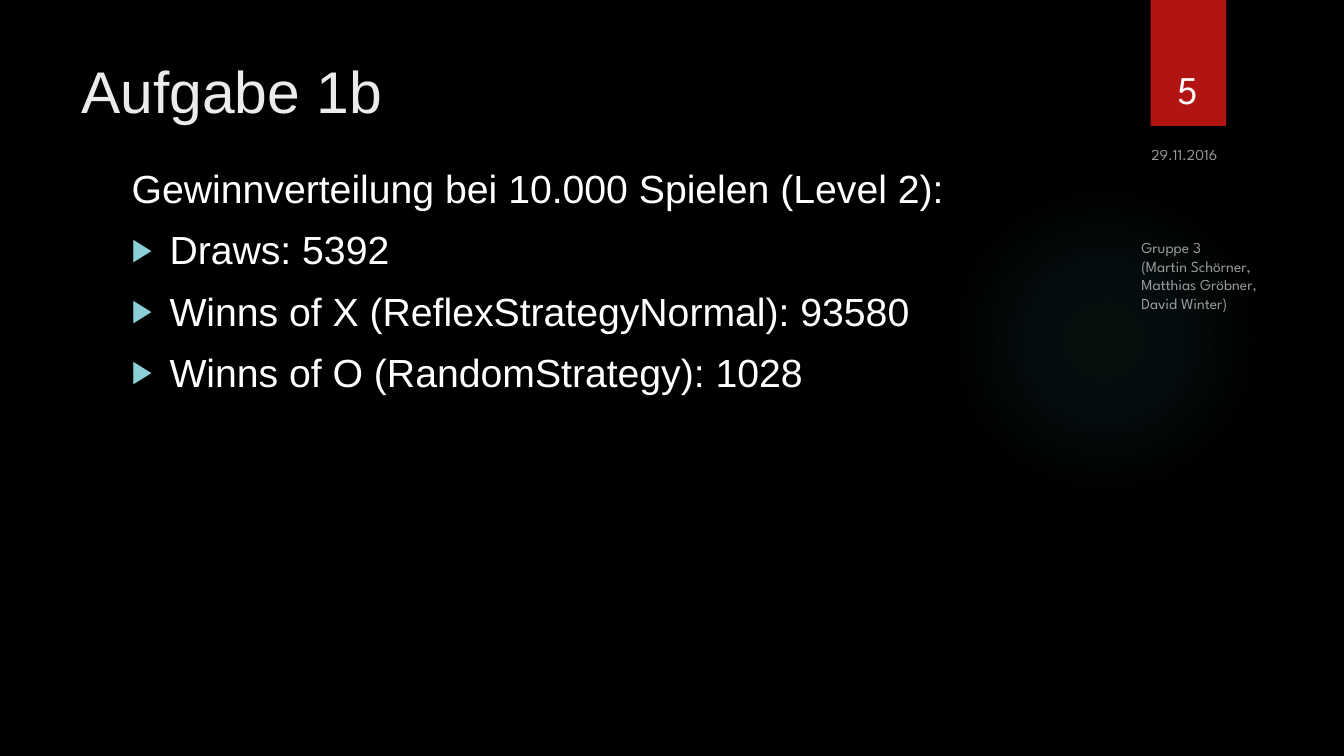
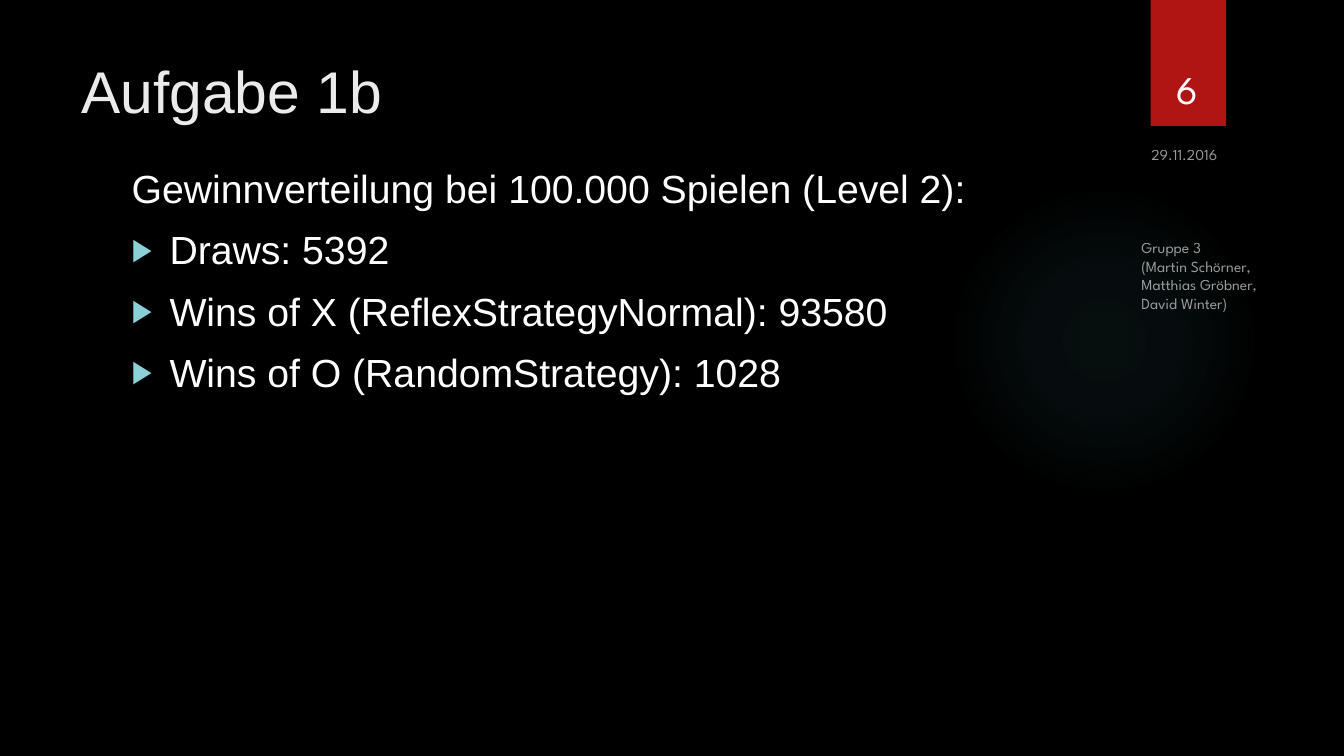
Before and after one commit to SOAS-Uni-Augsburg/ws16-17-group-03, a slide deck: slide 6 of Blatt-06/Präsentation.pptx (slide 5 before the commit). Drawn at 1344x756 pixels with LibreOffice and Linux fonts; fonts in the diff are those of the drawing; background and template pictures are left out. Boxes give left, top, right and bottom in pixels: in the first picture for what was removed or moved away, otherwise in the second. Text is boxed around its words. In the diff, an @@ line names an element or a change of style, - is before the commit and + after.

Commit message:
SOAS-6_1: code for Aufgabe c + d

```diff
--- a/Blatt-06/Präsentation.pptx
+++ b/Blatt-06/Präsentation.pptx
@@ page number at (1177,78,1199,105): text changed @@
-5
+6
@@ text at (132,174,966,211): text changed @@
-Gewinnverteilung bei 10.000 Spielen (Level 2):
+Gewinnverteilung bei 100.000 Spielen (Level 2):
@@ text at (170,297,888,395): text changed @@
-▶ Winns of X (ReflexStrategyNormal): 93580
-▶ Winns of O (RandomStrategy): 1028
+▶ Wins of X (ReflexStrategyNormal): 93580
+▶ Wins of O (RandomStrategy): 1028
```
Also in this commit, not shown: 3 other slides changed, 2 slides added, 5 other files.
